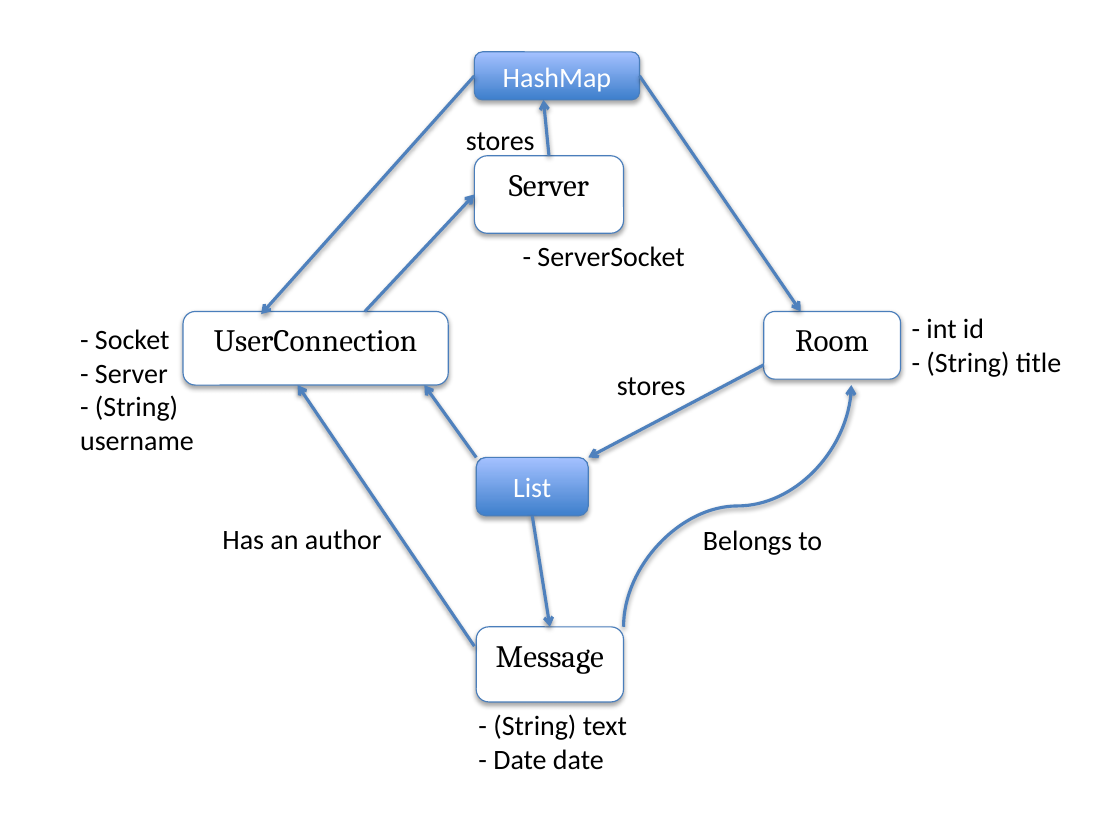
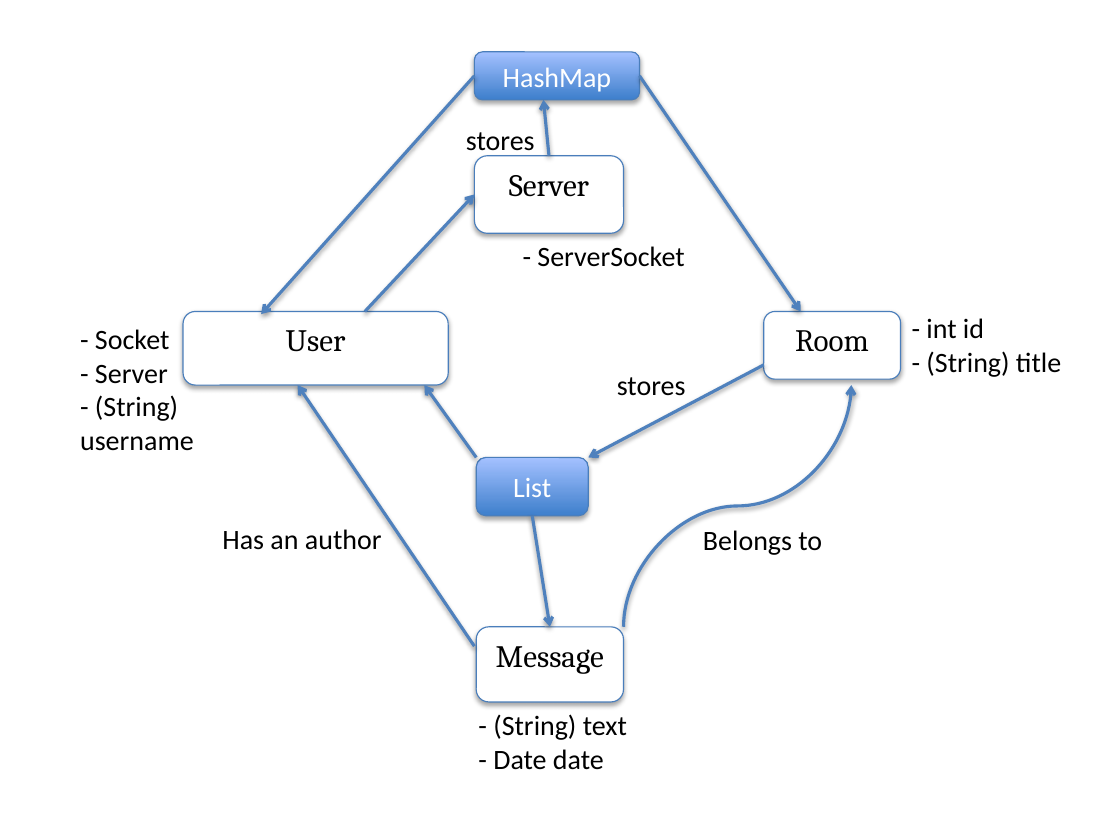
Before and after one commit to bfaviero/chat, a slide deck: slide 1 of docs/Snapshot Diagram.pptx. Drawn at 1120x840 pixels with LibreOffice and Linux fonts; fonts in the diff are those of the drawing. Boxes give left, top, right and bottom in pixels: in the first picture for what was removed or moved away, otherwise in the second. Text is boxed around its words. In the diff, an @@ line names an element or a change of style, - is before the commit and + after.

Commit message:
Change UserConnection to User in snapshot

```diff
--- a/docs/Snapshot Diagram.pptx
+++ b/docs/Snapshot Diagram.pptx
@@ text in rounded rectangle at (286,330,346,352): text changed @@
-UserConnection
+User
```
